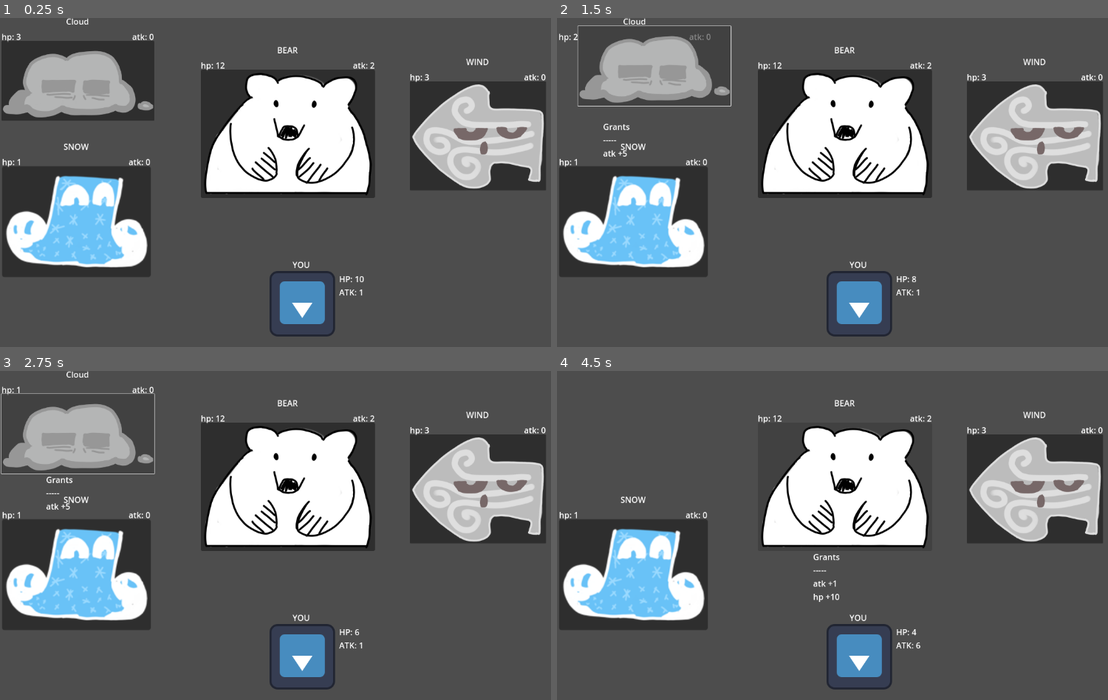
Above: before the commit, frames 1-4 (two rows, left to right).
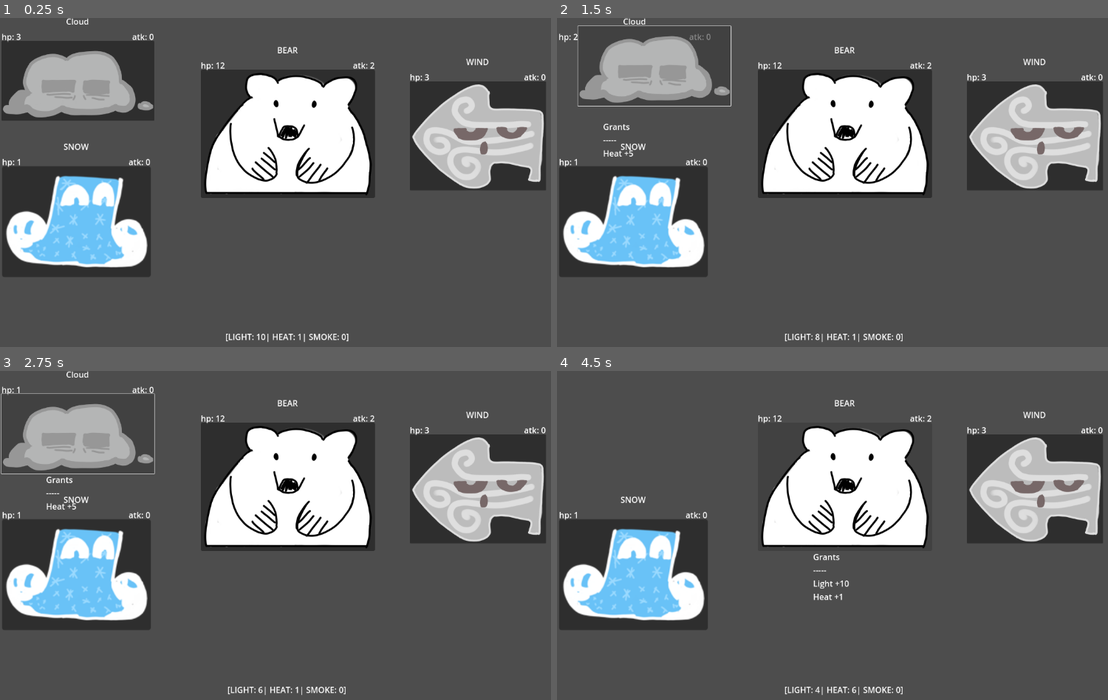
Above: after the commit, the same moments.

Repository: alex-mike-mark-again/godot-combat
Game: Godot game, scene res://main.tscn
Two runs of this game, one before a commit and one after it. Both use one fixed random seed, a clock stepped at 60 frames per second and the inputs below. The engine's default icon, where the game draws it, is replaced by a stand-in: a white triangle on a blue panel in a dark square.
Inputs (mouse positions are in pixels of both pictures, inside the frame that each line leads up to):
- Up to frame 1 (0.25 s): no input
- Up to frame 2 (1.5 s): click (634, 80) at 0.52 s; click (634, 80) at 1.27 s
- Up to frame 3 (2.75 s): click (77, 433) at 2.02 s
- Up to frame 4 (4.5 s): tap Enter at 2.75, 4.25 s; move the mouse to (981, 519) at 2.77 s; tap Space at 3.5 s; move the mouse to (733, 551) at 3.52 s; move the mouse to (909, 463) at 4.27 s

The runs differ from the first frame. In frame 1, 1.7% of the frame differs, in the area x 41-67%, y 73-99%; in frame 2, 1.7%; in frame 3, 1.7%; in frame 4, 1.8%, in the area x 41-66%, y 63-99%.

Commit message:
Removes player icon, adds rdc stat.

Diff:
--- a/battle_manager.gd
+++ b/battle_manager.gd
@@ -15,7 +15,7 @@
 
 func _ready():
 	load_next_battle()
-	player = get_node("Player")
+	player = get_node("../Player")
 
 func on_select(e):
 	if selected && selected.name == e.name:
--- a/battler.gd
+++ b/battler.gd
@@ -5,8 +5,9 @@
 extends Control
 class_name Battler
 
-@export var atk = 0
+@export var atk = 0 # damages hp
 @export var hp = 1
+@export var rdc = 0 # damages atk
 var dead = false
 
 signal died
@@ -32,8 +33,11 @@
 func apply_buff(buff: Buff):
 	atk += buff.atk
 	hp += buff.hp
+	rdc += buff.rdc
 	_update_displays()
 
 func remove_buff(buff: Buff):
 	atk -= buff.atk
+	rdc -= buff.rdc
+
 	_update_displays()
--- a/buff.gd
+++ b/buff.gd
@@ -3,16 +3,20 @@
 
 @export var atk = 0
 @export var hp = 0
+@export var rdc = 0
 
-func _init(a,b):
+func _init(a,b,c):
 	self.atk = a
 	self.hp = b
+	self.rdc = c
 
 func toString():
 	var r = ""
+	if hp:
+		r+="Light +"+str(hp)+"\n"
 	if atk:
-		r+="atk +"+str(atk)+"\n"
-	if hp:
-		r+="hp +"+str(hp)+"\n"
+		r+="Heat +"+str(atk)+"\n"
+	if rdc:
+		r+="Smoke +"+str(rdc)
 
 	return r
--- a/enemies/enemy.gd
+++ b/enemies/enemy.gd
@@ -12,10 +12,12 @@
 @export_group("Buffs")
 @export var buff_atk: int
 @export var buff_hp: int
+@export var buff_rdc: int
+
 var buff
 
 func _ready():
-	buff = Buff.new(buff_atk, buff_hp)
+	buff = Buff.new(buff_atk, buff_hp, buff_rdc)
 	nameLabel.text = self.name
 
 	_write_buff_label()
@@ -25,9 +27,9 @@
 # there is probably a nicer way of doing this with
 # control/container functions
 func _resize_labels_to_hug_selector():
-	var size: Vector2 = $Selector.get_size()
-	var scale: Vector2 = $Selector.get_scale()
-	$Labels.size = Vector2(size.x*scale.x,size.y*scale.y)
+	var _size: Vector2 = $Selector.get_size()
+	var _scale: Vector2 = $Selector.get_scale()
+	$Labels.size = Vector2(_size.x*_scale.x,_size.y*_scale.y)
 
 func _write_buff_label():
 	buffLabel.text = "Grants\n-----\n"+buff.toString()
--- a/main.tscn
+++ b/main.tscn
@@ -8,8 +8,12 @@
 [node name="BattleManager" type="Node" parent="."]
 script = ExtResource("4_qqxit")
 
-[node name="Player" parent="BattleManager" instance=ExtResource("2_ie8iv")]
-offset_left = 590.0
-offset_top = 559.0
-offset_right = 590.0
-offset_bottom = 559.0
+[node name="Player" parent="." instance=ExtResource("2_ie8iv")]
+anchors_preset = 2
+anchor_top = 1.0
+anchor_bottom = 1.0
+offset_left = 560.0
+offset_top = 623.0
+offset_right = 560.0
+offset_bottom = 623.0
+grow_vertical = 0
--- a/player.gd
+++ b/player.gd
@@ -8,7 +8,7 @@
 	_update_displays()
 
 func _update_displays():
-	stats.text = "HP: "+str(hp)+"\nATK: "+str(atk)
+	stats.text = "[LIGHT: "+str(hp)+"| HEAT: "+str(atk)+"| SMOKE: "+str(rdc)+"]"
 
 func apply_buff(buff: Buff):
 	tempBuffs.append(buff)
--- a/player.tscn
+++ b/player.tscn
@@ -1,7 +1,6 @@
-[gd_scene load_steps=3 format=3 uid="uid://d4fksgdv4turk"]
+[gd_scene load_steps=2 format=3 uid="uid://d4fksgdv4turk"]
 
 [ext_resource type="Script" path="res://player.gd" id="1_c8ry4"]
-[ext_resource type="Texture2D" uid="uid://djvdh44acre7u" path="res://icon.svg" id="2_vvl4b"]
 
 [node name="Player" type="Control" node_paths=PackedStringArray("stats")]
 layout_mode = 3
@@ -11,21 +10,17 @@
 atk = 1
 hp = 10
 
-[node name="Sprite2D" type="Sprite2D" parent="."]
-rotation = 3.14159
-texture = ExtResource("2_vvl4b")
-
-[node name="Name Label" type="Label" parent="."]
-layout_mode = 0
-offset_left = -19.0
-offset_top = -88.0
-offset_right = 21.0
-offset_bottom = -65.0
-text = "YOU"
-
 [node name="Stats" type="Label" parent="."]
-layout_mode = 0
-offset_left = 72.0
-offset_top = -60.0
-offset_right = 112.0
-offset_bottom = -37.0
+layout_mode = 1
+anchors_preset = 8
+anchor_left = 0.5
+anchor_top = 0.5
+anchor_right = 0.5
+anchor_bottom = 0.5
+offset_left = -20.0
+offset_top = -11.5
+offset_right = 20.0
+offset_bottom = 11.5
+grow_horizontal = 2
+grow_vertical = 2
+text = "[PLAYER STATS]"
